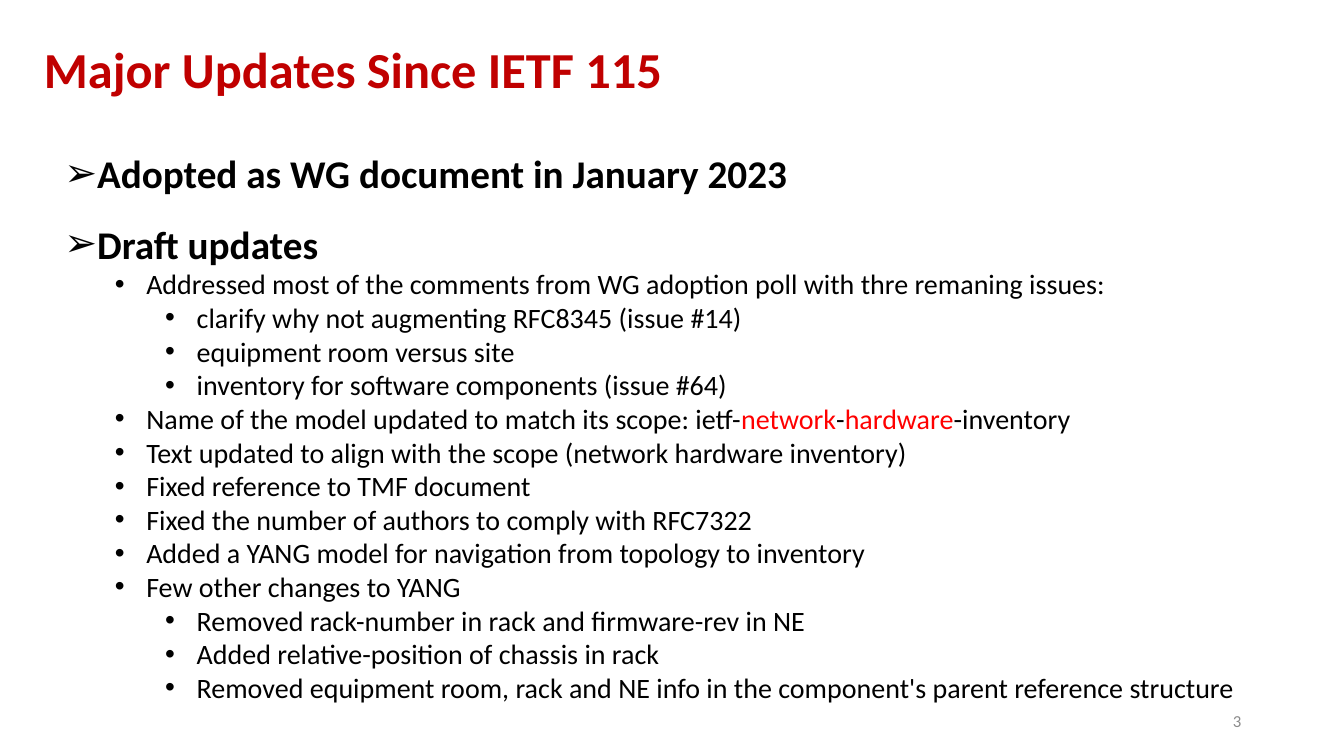
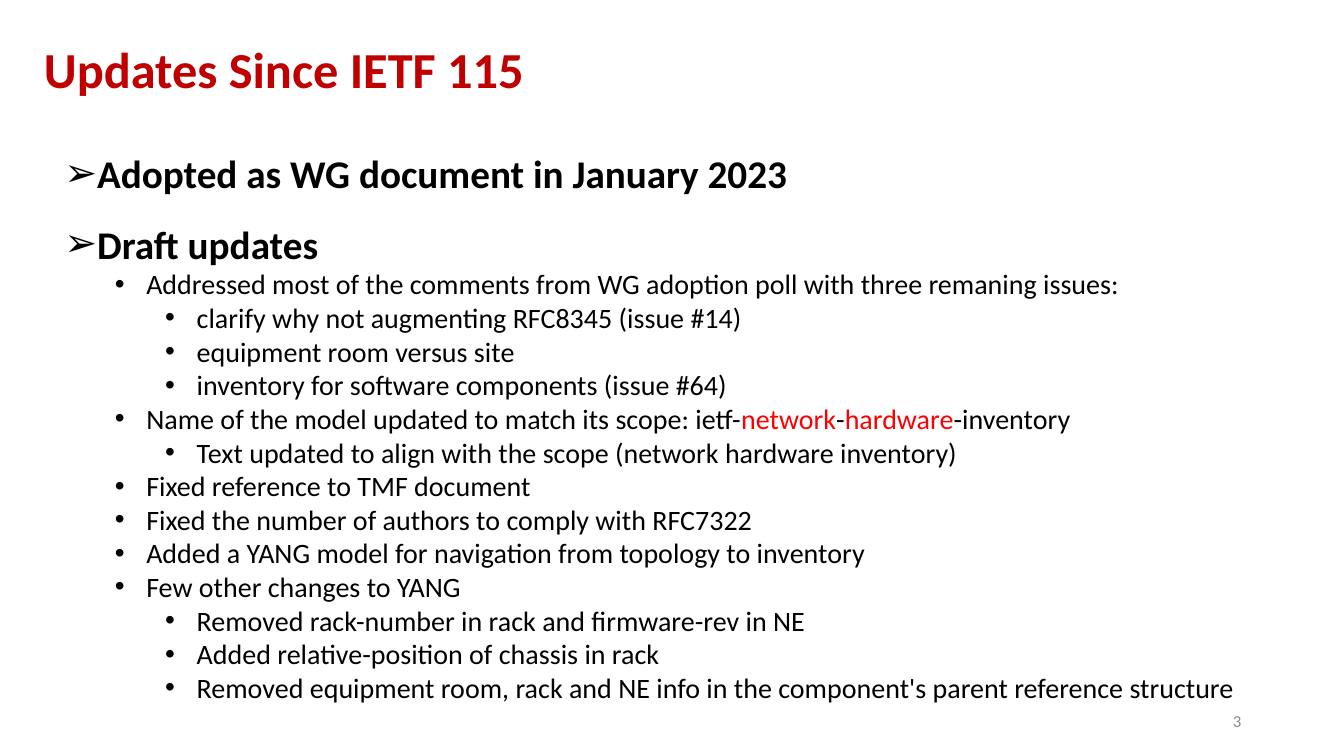
Before and after one commit to ietf-ccamp-wg/ietf-network-inventory, a slide deck: slide 3 of presentations/slides-116-ccamp-network-inventory-yang.pptx. Drawn at 1344x756 pixels with LibreOffice and Linux fonts; fonts in the diff are those of the drawing. Boxes give left, top, right and bottom in pixels: in the first picture for what was removed or moved away, otherwise in the second. Text is boxed around its words. In the diff, an @@ line names an element or a change of style, - is before the commit and + after.

Commit message:
Update slides-116-ccamp-network-inventory-yang.pptx
Updated during the 2023-03-22 call

```diff
--- a/presentations/slides-116-ccamp-network-inventory-yang.pptx
+++ b/presentations/slides-116-ccamp-network-inventory-yang.pptx
@@ title at <box>44,52,524,96</box>: text changed @@
-Major Updates Since IETF 115
+Updates Since IETF 115
@@ text at <box>146,274,1118,299</box>: text changed @@
-  • Addressed most of the comments from WG adoption poll with thre remaning issues:
+  • Addressed most of the comments from WG adoption poll with three remaning issues:
@@ text at <box>197,442,957,468</box>: list level 2 to 3 in "Text updated to align with ..." @@
```
Also in this commit, not shown: 5 other slides changed, 2 slides added.
